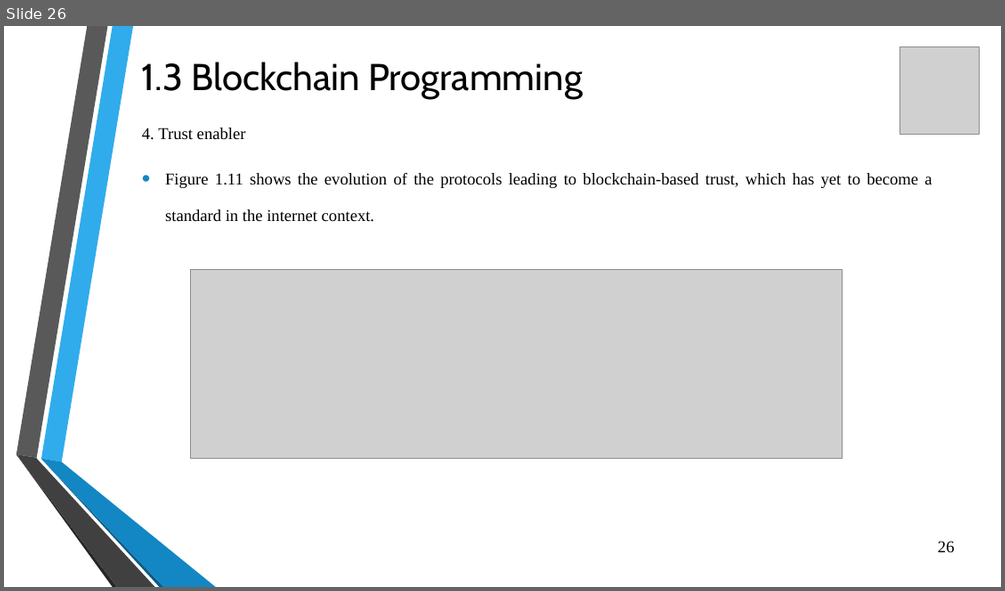
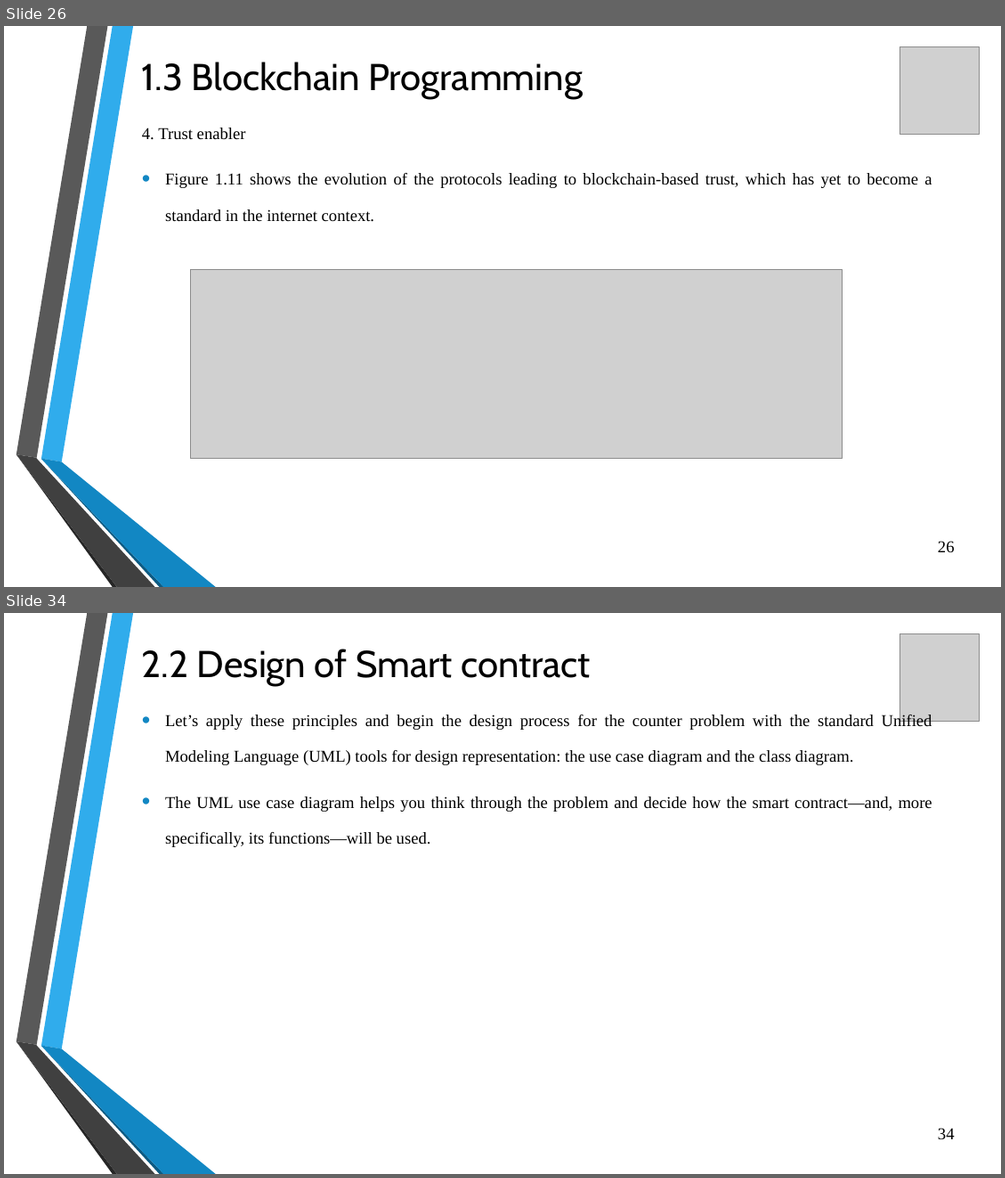
Before and after one commit to flick-23/SEM-7, a slide deck: BCM/Unit 2.pptx. Shown one above the other, each under a label of ours: slide 26 before the commit, slides 26 and 34 after it; the slides between them are not shown. The pictures are 1005x591 and 1005x1178 pixels, drawn with LibreOffice and Linux fonts; fonts in the diff are those of the drawing; grey boxes stand for pictures; background and template pictures are left out. Boxes give left, top, right and bottom in pixels: in the first picture for what was removed or moved away, otherwise in the second. Text is boxed around its words. In the diff, an @@ line names an element or a change of style, - is before the commit and + after.

```diff
--- a/BCM/Unit 2.pptx
+++ b/BCM/Unit 2.pptx
@@ slide 34 added at box(4, 613, 1001, 1174), background picture (left out); not listed: 6 template elements that a slide beside it also shows @@
@@ picture added at box(900, 634, 979, 722) @@
@@ title added at box(142, 649, 591, 686), 36 pt, text #000000 @@
+2.2 Design of Smart contract
@@ text added at box(165, 714, 932, 847), 16 pt, text #000000 @@
+  • Let’s apply these principles and begin the design process for the counter problem with the standard Unified Modeling Language (UML) tools for design representation: the use case diagram and the class diagram.
+  • The UML use case diagram helps you think through the problem and decide how the smart contract—and, more specifically, its functions—will be used.
@@ page number added at box(938, 1127, 955, 1139), 16 pt, text #000000 @@
+34
```
Also in this commit, not shown: 35 other slides added, 3 other files.
